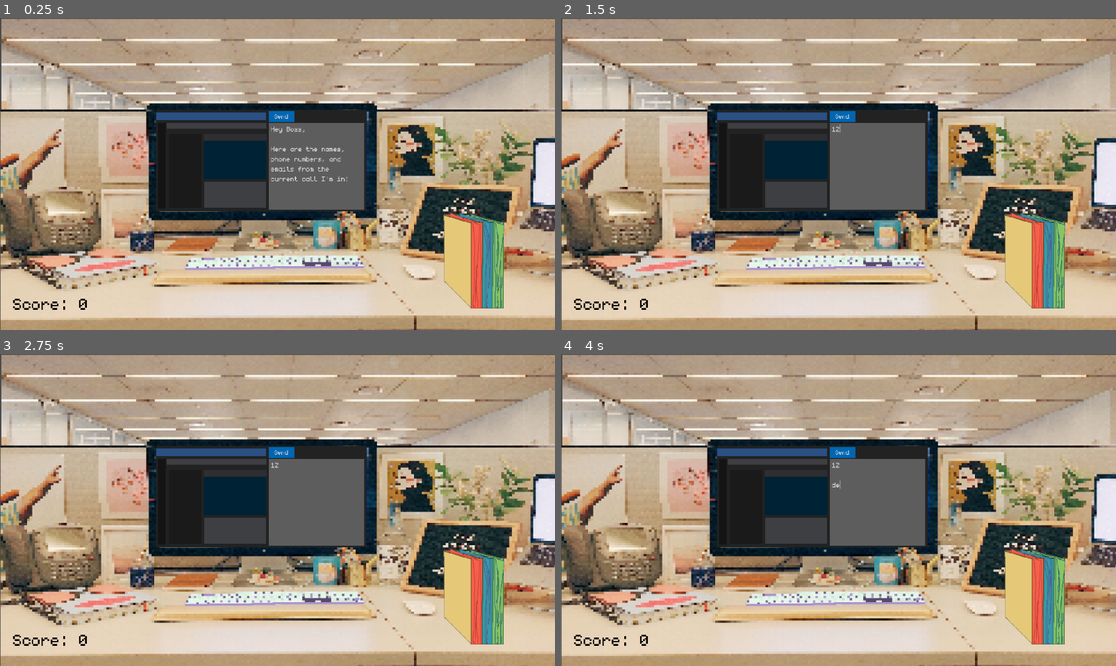
Above: before the commit, frames 1-4 (two rows, left to right).
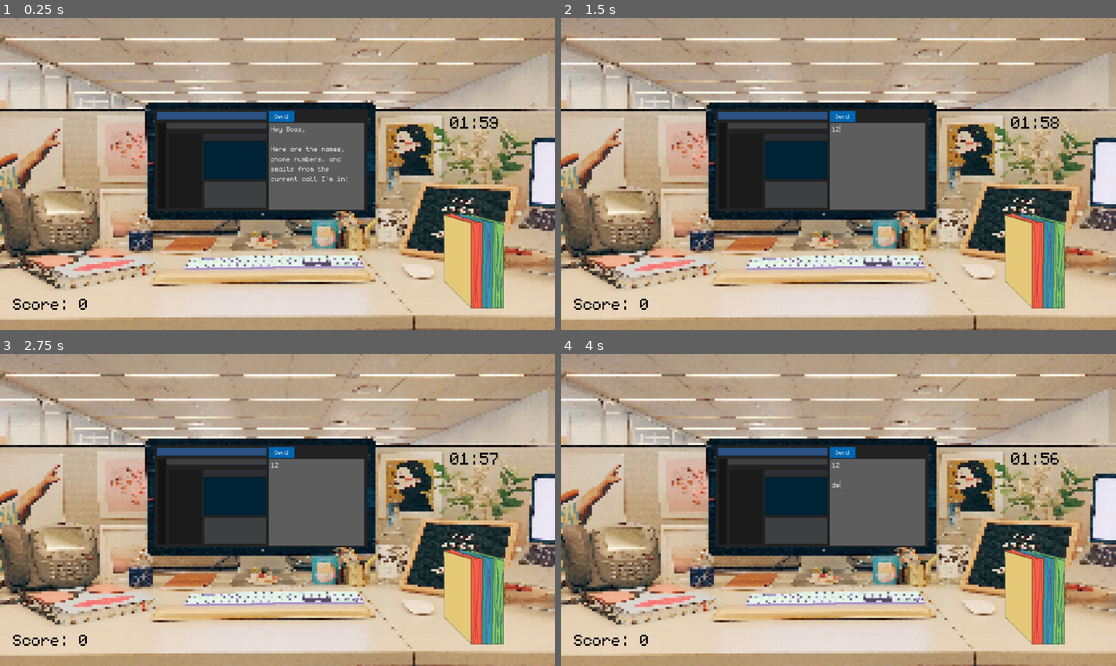
Above: after the commit, the same moments.

Repository: Omar-B-Maldonado/Cubicle-Chaos
Game: Godot game, scene res://Scenes/game.tscn
Two runs of this game, one before a commit and one after it. Both use one fixed random seed, a clock stepped at 60 frames per second and the inputs below.
Inputs (mouse positions are in pixels of both pictures, inside the frame that each line leads up to):
- Up to frame 1 (0.25 s): no input
- Up to frame 2 (1.5 s): click "Send" at 0.5 s; click (877, 167) at 1.27 s; type "12" at 1.35 s
- Up to frame 3 (2.75 s): tap Enter at 2 s; drag from (44, 559) to (260, 497) at 2.02 s
- Up to frame 4 (4 s): tap Space at 2.75 s; drag from (832, 597) to (605, 559) at 2.77 s; tap Enter at 3.5 s; move the mouse to (816, 612) at 3.52 s; hold D from 3.53 s (still down); tap E at 3.6 s; click (816, 612) at 3.67 s

The runs differ from the first frame. In frame 1, 11% of the frame differs, in the area x 0-100%, y 0-100%; in frame 2, 11%; in frame 3, 11%; in frame 4, 11%.

Commit message:
added gameover.tscn, global timer, and popup sound

Diff:
--- a/project/Scenes/computer.tscn
+++ b/project/Scenes/computer.tscn
@@ -27,17 +27,17 @@
 script = ExtResource("1_n58x2")
 
 [node name="BGColor" type="ColorRect" parent="."]
-offset_left = -238.0
-offset_top = -115.0
-offset_right = 248.0
+offset_left = -241.0
+offset_top = -117.0
+offset_right = 250.0
 offset_bottom = 119.0
 color = Color(0.140447, 0.140447, 0.140447, 1)
 
 [node name="BlueTopBar" type="ColorRect" parent="."]
-offset_left = -238.0
-offset_top = -109.0
-offset_right = 15.0
-offset_bottom = -91.0
+offset_left = -236.0
+offset_top = -110.0
+offset_right = 17.0
+offset_bottom = -92.0
 color = Color(0.1716, 0.316767, 0.52, 1)
 
 [node name="BlueTopBar2" type="ColorRect" parent="."]
--- a/project/Scenes/game.tscn
+++ b/project/Scenes/game.tscn
@@ -15,13 +15,13 @@
 
 [node name="Background" type="Sprite2D" parent="."]
 z_index = -1
-position = Vector2(2, 99)
+position = Vector2(-1, 98)
 scale = Vector2(1.00156, 1)
 texture = ExtResource("1_44csg")
 
 [node name="BackgroundTop" type="Sprite2D" parent="."]
 z_index = -3
-position = Vector2(3, -260.25)
+position = Vector2(0, -262)
 scale = Vector2(1, 1.00239)
 texture = ExtResource("10_f7r2y")
 
@@ -29,15 +29,20 @@
 unique_name_in_owner = true
 script = ExtResource("1_cgfok")
 
+[node name="GameTimer" type="Timer" parent="GameManager"]
+wait_time = 120.0
+one_shot = true
+autostart = true
+
 [node name="Phone" parent="GameManager" instance=ExtResource("1_jqgf3")]
 texture_filter = 1
-position = Vector2(-613, 142)
+position = Vector2(-615, 141)
 scale = Vector2(1.66459, 1.49874)
 
 [node name="Subtitle" type="Label" parent="GameManager"]
 texture_filter = 1
-offset_left = -639.0
-offset_top = -365.0
+offset_left = -617.0
+offset_top = -343.0
 offset_right = 222.0
 offset_bottom = -174.0
 theme_override_colors/font_outline_color = Color(0, 0, 0, 1)
@@ -85,5 +90,20 @@
 [node name="Document" parent="." instance=ExtResource("8_f6c02")]
 position = Vector2(453, 192)
 
+[node name="GameTimerLabel" type="Label" parent="."]
+unique_name_in_owner = true
+z_index = 4096
+texture_filter = 1
+offset_left = 398.0
+offset_top = -153.0
+offset_right = 490.0
+offset_bottom = -104.0
+theme_override_colors/font_color = Color(0, 0, 0, 1)
+theme_override_colors/font_outline_color = Color(0, 0, 0, 1)
+theme_override_fonts/font = ExtResource("2_infar")
+theme_override_font_sizes/font_size = 61
+text = "0:00"
+
+[connection signal="timeout" from="GameManager/GameTimer" to="GameManager" method="_on_game_timer_timeout"]
 [connection signal="tree_exited" from="GameManager/Score" to="GameManager" method="_on_score_tree_exited"]
 [connection signal="timeout" from="GameManager/PopupTimer" to="GameManager" method="_on_popup_timer_timeout"]
--- /dev/null
+++ b/project/Scenes/game_over.tscn
@@ -0,0 +1,88 @@
+[gd_scene load_steps=6 format=3 uid="uid://bgatau6upuy3n"]
+
+[ext_resource type="FontFile" uid="uid://0wnspmv7qpwf" path="res://Fonts/monogram-extended.ttf" id="1_2b5wl"]
+[ext_resource type="Script" path="res://Scripts/game_over.gd" id="1_lrvpo"]
+
+[sub_resource type="StyleBoxFlat" id="StyleBoxFlat_3a66x"]
+bg_color = Color(0, 0.637625, 0.112434, 1)
+
+[sub_resource type="StyleBoxFlat" id="StyleBoxFlat_kluve"]
+bg_color = Color(0.512549, 0.806801, 0.299391, 1)
+
+[sub_resource type="StyleBoxFlat" id="StyleBoxFlat_il4pg"]
+bg_color = Color(0.159822, 0.318043, 0, 1)
+
+[node name="GameOver" type="Node2D"]
+script = ExtResource("1_lrvpo")
+
+[node name="BGColor" type="ColorRect" parent="."]
+offset_left = -576.0
+offset_top = -324.0
+offset_right = 576.0
+offset_bottom = 324.0
+color = Color(0, 0, 0, 1)
+
+[node name="GAME OVER" type="Label" parent="."]
+texture_filter = 1
+offset_left = -252.0
+offset_top = -243.0
+offset_right = 261.0
+offset_bottom = -123.0
+theme_override_fonts/font = ExtResource("1_2b5wl")
+theme_override_font_sizes/font_size = 151
+text = "GAME OVER"
+
+[node name="Your score was" type="Label" parent="."]
+texture_filter = 1
+offset_left = -200.0
+offset_top = -99.0
+offset_right = 232.0
+offset_bottom = -42.0
+theme_override_fonts/font = ExtResource("1_2b5wl")
+theme_override_font_sizes/font_size = 71
+text = "Your score was: "
+
+[node name="TotalScore" type="Label" parent="."]
+texture_filter = 1
+anchors_preset = 8
+anchor_left = 0.5
+anchor_top = 0.5
+anchor_right = 0.5
+anchor_bottom = 0.5
+offset_left = -144.0
+offset_top = -10.0
+offset_right = 147.0
+offset_bottom = 87.0
+grow_horizontal = 2
+grow_vertical = 2
+theme_override_fonts/font = ExtResource("1_2b5wl")
+theme_override_font_sizes/font_size = 121
+text = "0"
+horizontal_alignment = 1
+
+[node name="Replay" type="Label" parent="."]
+texture_filter = 1
+offset_left = -72.0
+offset_top = 120.0
+offset_right = 75.0
+offset_bottom = 165.0
+theme_override_fonts/font = ExtResource("1_2b5wl")
+theme_override_font_sizes/font_size = 56
+text = "REPLAY?"
+
+[node name="ReplayButton" type="Button" parent="."]
+texture_filter = 1
+offset_left = -132.0
+offset_top = 186.0
+offset_right = 131.0
+offset_bottom = 258.0
+theme_override_fonts/font = ExtResource("1_2b5wl")
+theme_override_font_sizes/font_size = 36
+theme_override_styles/normal = SubResource("StyleBoxFlat_3a66x")
+theme_override_styles/hover = SubResource("StyleBoxFlat_kluve")
+theme_override_styles/pressed = SubResource("StyleBoxFlat_il4pg")
+text = "Yes, of course!"
+
+[node name="Camera2D" type="Camera2D" parent="."]
+
+[connection signal="pressed" from="ReplayButton" to="." method="_on_replay_button_pressed"]
--- a/project/Scenes/popup_window.tscn
+++ b/project/Scenes/popup_window.tscn
@@ -1,7 +1,8 @@
-[gd_scene load_steps=7 format=3 uid="uid://cl8pgw2b5upcj"]
+[gd_scene load_steps=8 format=3 uid="uid://cl8pgw2b5upcj"]
 
 [ext_resource type="Script" path="res://Scripts/popup_window.gd" id="1_i4i6y"]
 [ext_resource type="FontFile" uid="uid://0wnspmv7qpwf" path="res://Fonts/monogram-extended.ttf" id="2_ew68q"]
+[ext_resource type="AudioStream" uid="uid://detefngl0qxv8" path="res://Sounds/notification-sound-error-sound-effect-203788.mp3" id="3_te1rx"]
 
 [sub_resource type="StyleBoxFlat" id="StyleBoxFlat_xj4g1"]
 
@@ -92,5 +93,11 @@
 color = Color(0, 0, 0, 1)
 metadata/_edit_use_anchors_ = true
 
+[node name="error_sound" type="AudioStreamPlayer2D" parent="."]
+stream = ExtResource("3_te1rx")
+bus = &"SFX"
+
+[connection signal="tree_entered" from="." to="." method="_on_tree_entered"]
 [connection signal="tree_exiting" from="." to="." method="_on_tree_exiting"]
 [connection signal="pressed" from="Panel/XButton" to="." method="_on_x_button_pressed"]
+[connection signal="tree_entered" from="error_sound" to="." method="_on_error_sound_tree_entered"]
--- a/project/Scripts/game_manager.gd
+++ b/project/Scripts/game_manager.gd
@@ -1,5 +1,8 @@
 extends Node
 class_name GameManager
+
+@onready var game_timer = $GameTimer
+@onready var game_timer_label = %GameTimerLabel
 
 @onready var subtitle = $Subtitle
 @onready var phone    = $Phone
@@ -77,3 +80,17 @@
 	var random_interval   = randf_range(1.0, 12.0)  # Random interval between 1 and 8 seconds
 	popup_timer.wait_time = random_interval
 	popup_timer.start()
+
+func _process(delta):
+	update_time_label()
+
+func update_time_label():
+	var time_left = game_timer.time_left
+	var minutes = int(time_left) / 60
+	var seconds = int(time_left) % 60
+	game_timer_label.text = str("%02d" % minutes) + ":" + str("%02d" % seconds)
+
+func _on_game_timer_timeout():
+	Global.score = points
+	print(Global.score)
+	get_tree().change_scene_to_file("res://Scenes/game_over.tscn")
--- /dev/null
+++ b/project/Scripts/game_over.gd
@@ -0,0 +1,13 @@
+extends Node2D
+
+@onready var total_score = $TotalScore
+
+# Called when the node enters the scene tree for the first time.
+func _ready():
+	total_score.text = str(Global.score)
+
+
+
+func _on_replay_button_pressed():
+	Global.score = 0
+	get_tree().change_scene_to_file("res://Scenes/game.tscn")
--- /dev/null
+++ b/project/Scripts/global.gd
@@ -0,0 +1,3 @@
+extends Node
+
+var score = 0
--- a/project/Scripts/popup_window.gd
+++ b/project/Scripts/popup_window.gd
@@ -1,4 +1,5 @@
 extends Node2D
+@onready var error_sound = $error_sound
 
 var game_manager
 
@@ -6,7 +7,7 @@
 	game_manager = manager
 
 func _ready():
-	pass
+	error_sound.play()
 
 
 func _on_x_button_pressed():
--- a/project/project.godot
+++ b/project/project.godot
@@ -16,6 +16,10 @@
 config/icon="res://icon.svg"
 <<<<<<<HEADrun/main_scene="res://Scenes/Keyboard.tscn"
 
+[autoload]
+
+Global="*res://Scripts/global.gd"
+
 [rendering]
 
 viewport/hdr_2d=true
Not shown, added: project/Sounds/notification-sound-error-sound-effect-203788.mp3.import
Not shown, removed: project/Sounds/popup_error_sound.mp3.import
Not shown, added: project/Sounds/notification-sound-error-sound-effect-203788.mp3
Not shown, removed: project/Sounds/popup_error_sound.mp3
